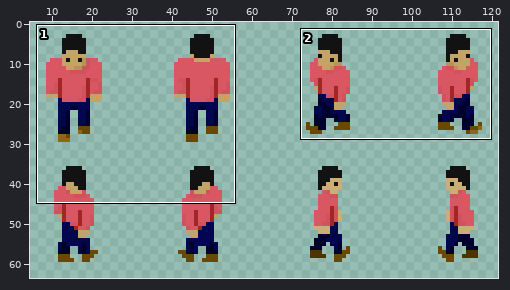
Sprite sheet: Assets/Sprites/player-spritesheet_new2.png. The first picture is a wide view before the edit; the outline marks the close-up.
Close-up. Before:
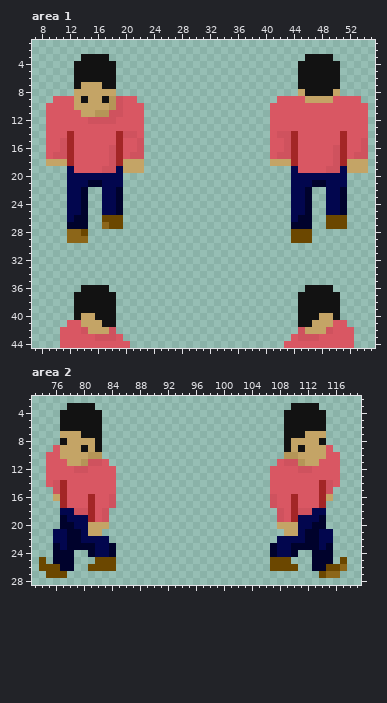
The file is 128x64 pixels. Shown: area 1: x 7..55, y 1..44; area 2: x 73..119, y 2..28. The wide view leaves out empty margins.
And afterwards:
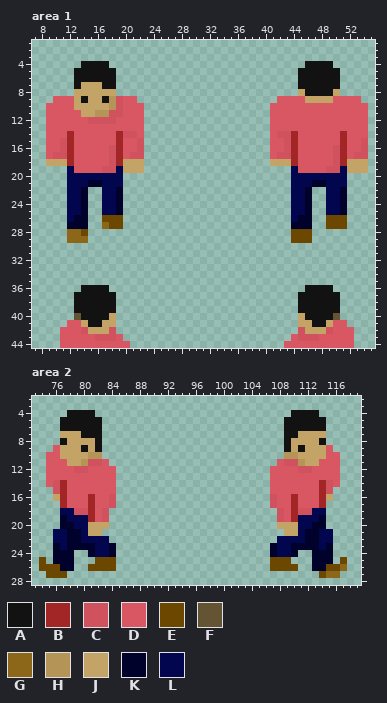
Palette (. is transparent): A #121212  B #a32626  C #cf525e  D #d95763  E #6b4700  F #655433  G #8c6619  H #b59557  J #c4a466  K #00022c  L #02064e
Commit message: made player animation more consistent
Edits made:
{"where": "area 1"}
{"y":3,"x":14,"old":"AAAA","new":"...."}
{"y":3,"x":46,"old":"AAAA","new":"...."}
{"y":4,"x":13,"old":"A","new":"."}
{"y":4,"x":18,"old":"A","new":"."}
{"y":4,"x":45,"old":"A","new":"."}
{"y":4,"x":50,"old":"A","new":"."}
{"y":40,"x":13,"old":"AJJ","new":"FAA"}
{"y":40,"x":18,"old":"A","new":"J"}
{"y":40,"x":45,"old":"A","new":"J"}
{"y":40,"x":48,"old":"JJA","new":"AAF"}
{"y":41,"x":15,"old":"JJAA","new":"AAJJ"}
{"y":41,"x":45,"old":"AAJJ","new":"JJAA"}
{"where": "area 2"}
{"y":3,"x":78,"old":"AAAA","new":"...."}
{"y":3,"x":110,"old":"AAAA","new":"...."}
{"y":4,"x":77,"old":"A","new":"."}
{"y":4,"x":82,"old":"A","new":"."}
{"y":4,"x":109,"old":"A","new":"."}
{"y":4,"x":114,"old":"A","new":"."}
{"y":7,"x":111,"old":"A","new":"J"}
{"label":"erased","picture_box":[74,54,116,68]}
{"label":"erased","picture_box":[298,54,340,68]}
{"label":"changed","picture_box":[74,313,116,327]}
{"label":"changed","picture_box":[298,313,340,327]}
{"label":"erased","picture_box":[60,403,102,417]}
{"label":"changed","picture_box":[284,403,326,438]}
